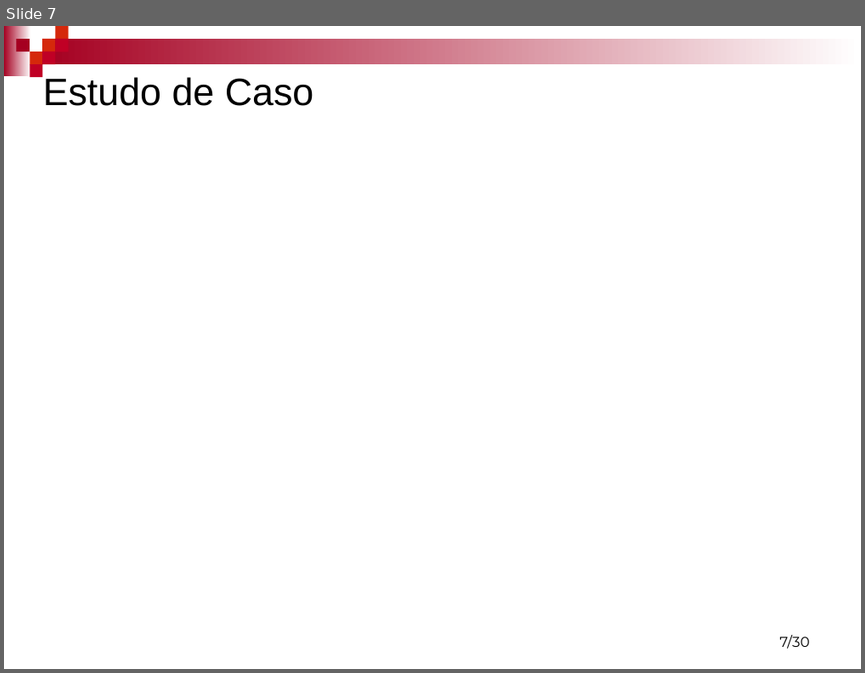
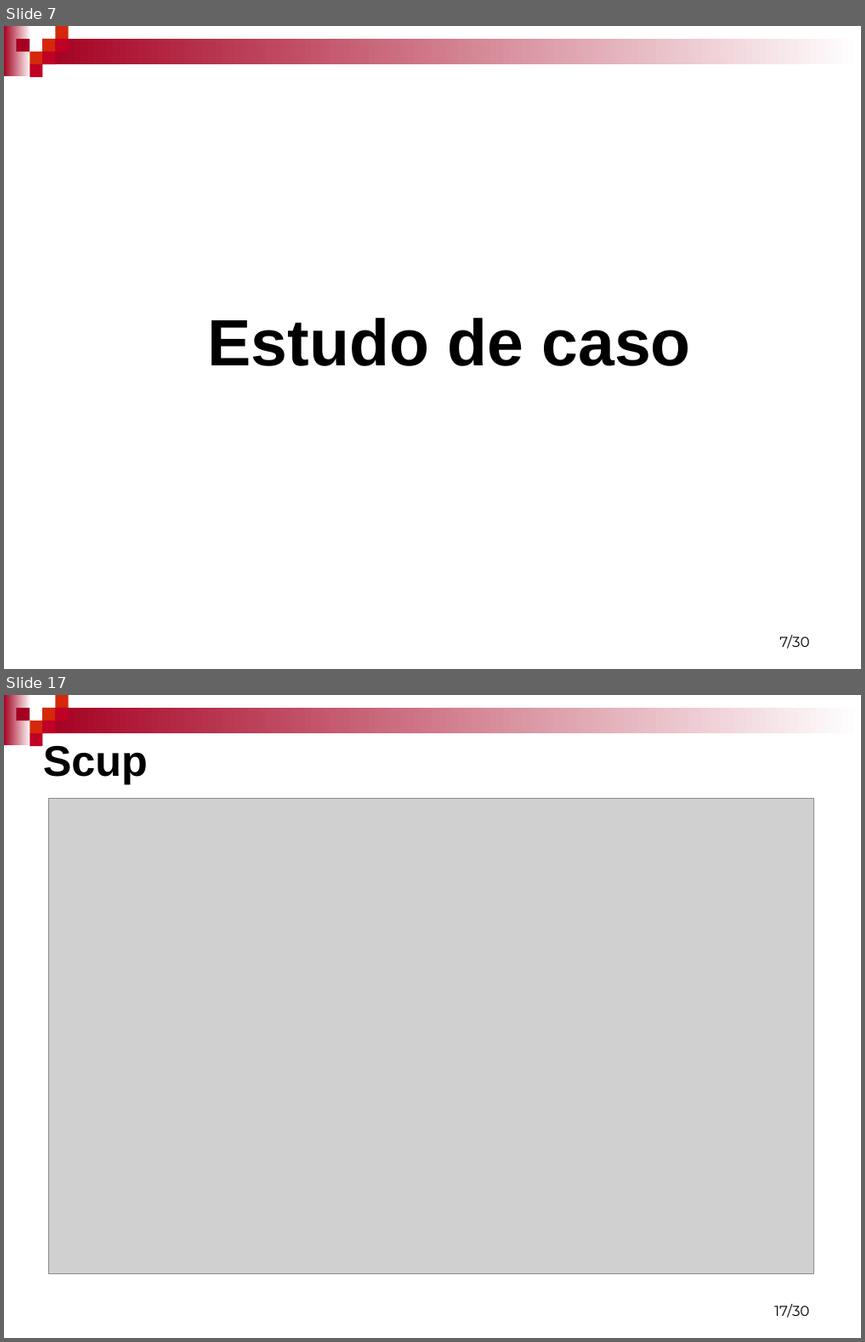
Before and after one commit to mfernado/my-project-socialmonitor, a slide deck: Artigo/Monitoramento de mídias Sociais - Marcos e Robson.ppt. Shown one above the other, each under a label of ours: slide 7 before the commit, slides 7 and 17 after it; the slides between them are not shown. The pictures are 865x673 and 865x1342 pixels, drawn with LibreOffice and Linux fonts; fonts in the diff are those of the drawing; grey boxes stand for pictures; background and template pictures are left out. Boxes give left, top, right and bottom in pixels: in the first picture for what was removed or moved away, otherwise in the second. Text is boxed around its words. In the diff, an @@ line names an element or a change of style, - is before the commit and + after.

```diff
--- a/Artigo/Monitoramento de mídias Sociais - Marcos e Robson.ppt
+++ b/Artigo/Monitoramento de mídias Sociais - Marcos e Robson.ppt
@@ slide 17 added at (4, 695, 861, 1338), background #FFFFFF; not listed: 9 template elements that a slide beside it also shows @@
@@ title added at (43, 745, 148, 784), 36 pt, text #000000, bold @@
+Scup
@@ picture added at (48, 798, 814, 1273) @@
@@ page number added at (774, 1304, 809, 1317), 12 pt, text #000000 @@
+17/30
@@ slide 7 changed as well @@
@@ title at (207, 318, 690, 366): text changed; size 32 to 55 pt; bold on @@
-Estudo de Caso
+Estudo de caso
```
Also in this commit, not shown: 4 other slides changed, 11 other slides added, 1 slide removed, 30 other files.
